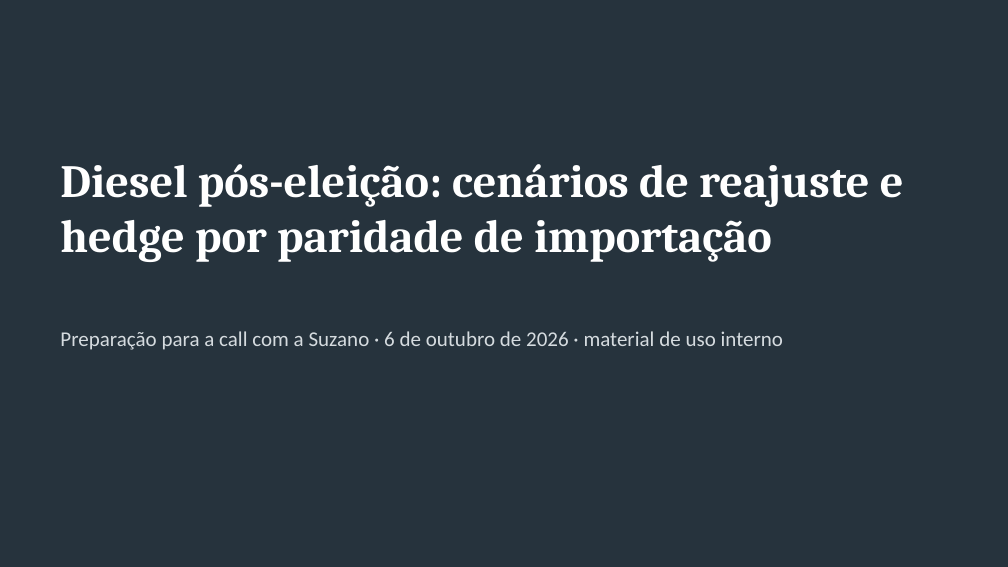
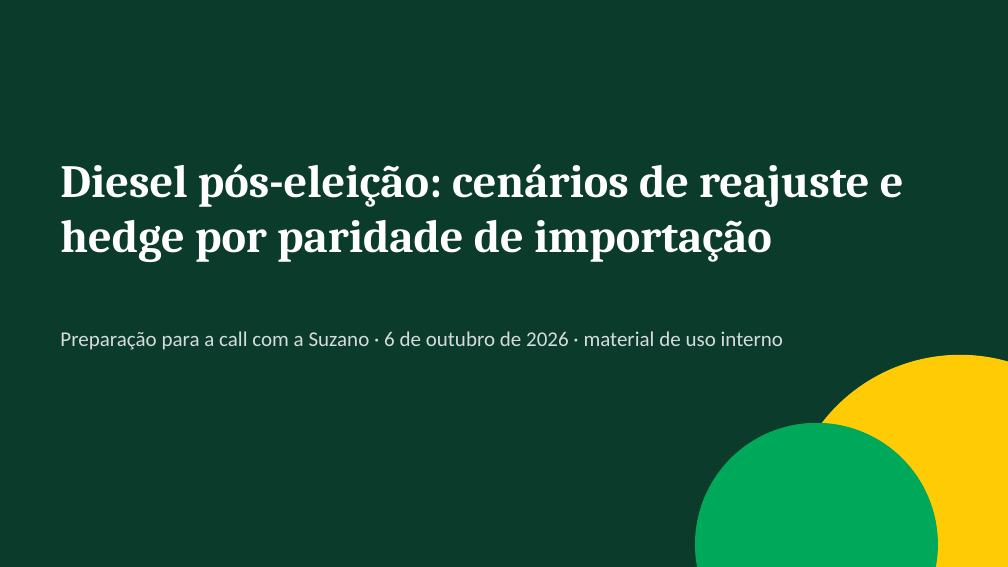
Before and after one commit to alexandrebuiat/primeiro-pr-demo, a slide deck: slide 1 of Diesel_Cenarios_Hedge_Suzano_2026-10-06.pptx. Drawn at 1008x567 pixels with LibreOffice and Linux fonts; fonts in the diff are those of the drawing. Boxes give left, top, right and bottom in pixels: in the first picture for what was removed or moved away, otherwise in the second. Text is boxed around its words. In the diff, an @@ line names an element or a change of style, - is before the commit and + after.

```diff
--- a/Diesel_Cenarios_Hedge_Suzano_2026-10-06.pptx
+++ b/Diesel_Cenarios_Hedge_Suzano_2026-10-06.pptx
@@ background #26333D to #0B3B2A @@
@@ ellipse added at (786, 355, 1008, 567), fill #FFCB05, outline #FFCB05 1 pt @@
@@ ellipse added at (696, 423, 938, 567), fill #00A859, outline #00A859 1 pt @@
```
Also in this commit, not shown: 12 other slides changed, 1 other file.
